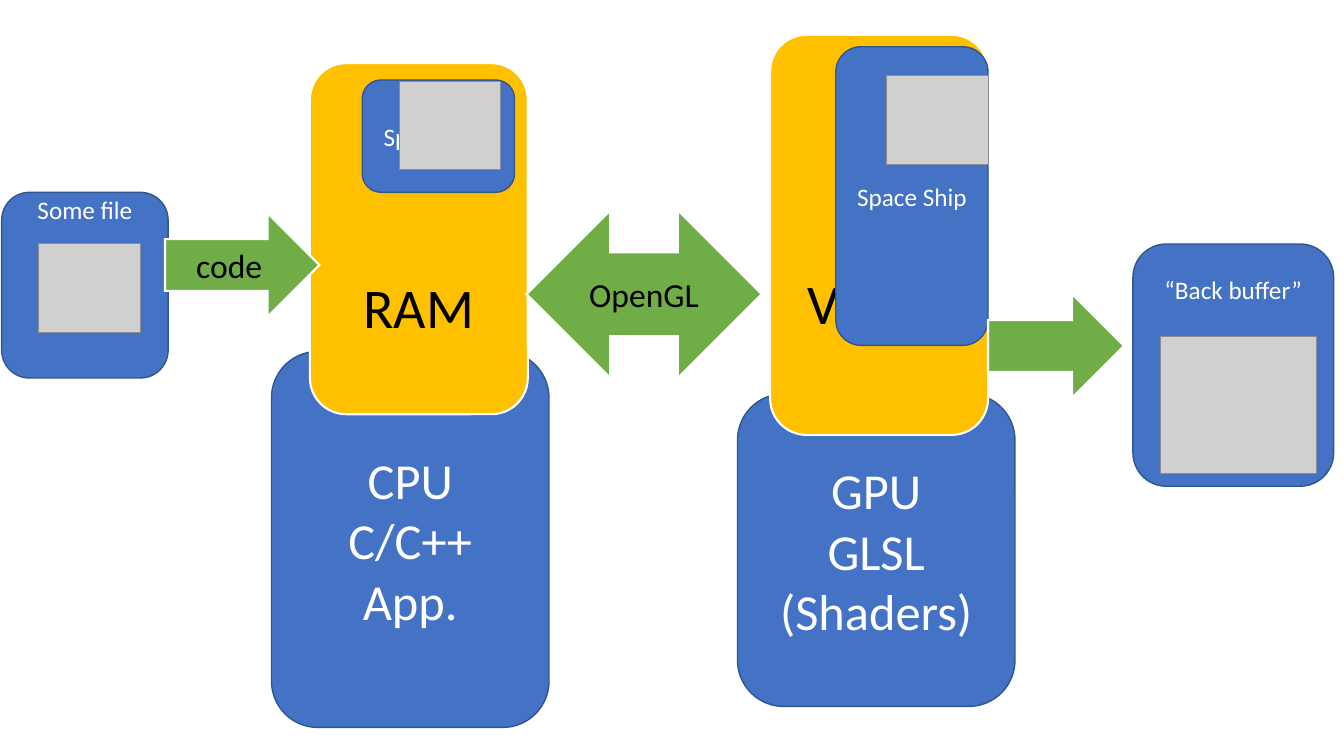
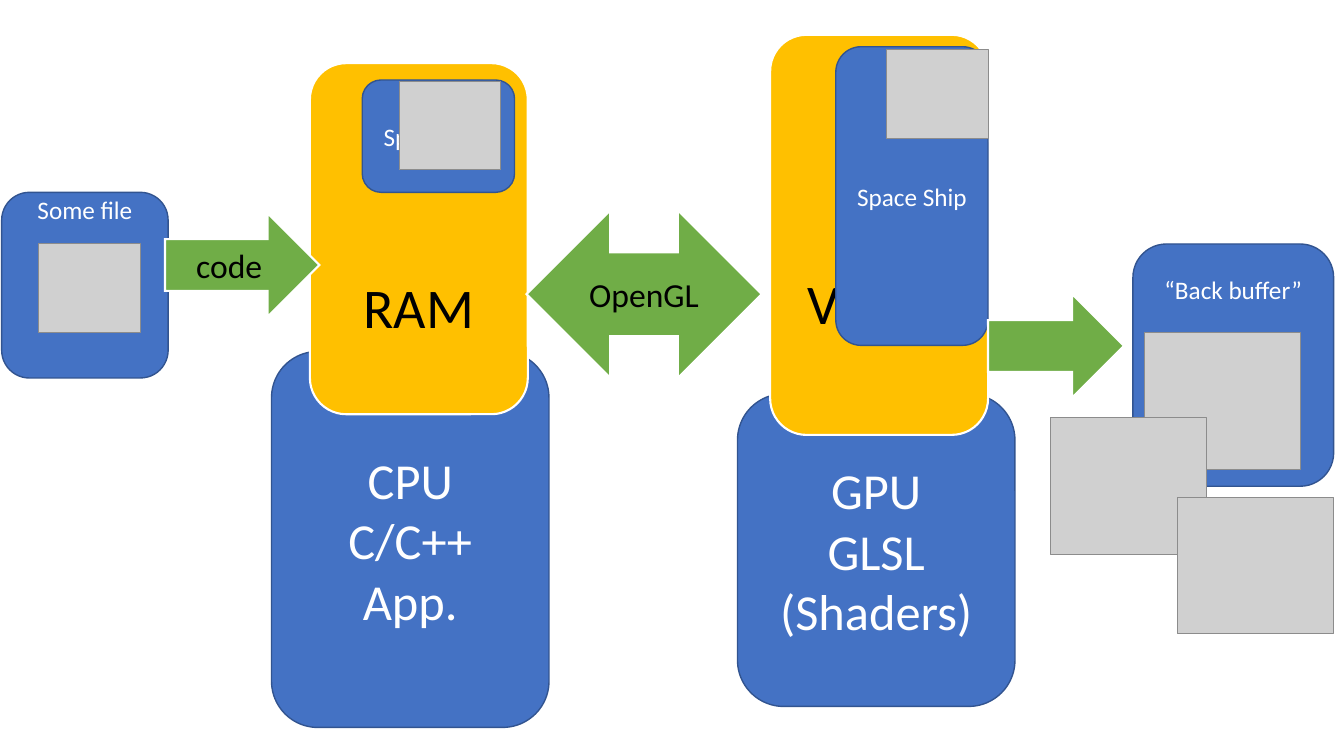
Before and after one commit to Freethetan/INFO3111-S21, a slide deck: slide 7 of Day2Day/Day_01/S1_Note.pptx. Drawn at 1344x756 pixels with LibreOffice and Linux fonts; fonts in the diff are those of the drawing; grey boxes stand for pictures. Boxes give left, top, right and bottom in pixels: in the first picture for what was removed or moved away, otherwise in the second. Text is boxed around its words. In the diff, an @@ line names an element or a change of style, - is before the commit and + after.

```diff
--- a/Day2Day/Day_01/S1_Note.pptx
+++ b/Day2Day/Day_01/S1_Note.pptx
@@ picture moved from (x1=886, y1=76, x2=988, y2=164) to (x1=886, y1=49, x2=988, y2=138) @@
@@ picture moved from (x1=1160, y1=337, x2=1317, y2=474) to (x1=1144, y1=333, x2=1301, y2=470) @@
@@ picture added at (x1=1051, y1=418, x2=1207, y2=556) @@
@@ picture added at (x1=1178, y1=497, x2=1334, y2=634) @@
```
Also in this commit, not shown: 6 other files.
